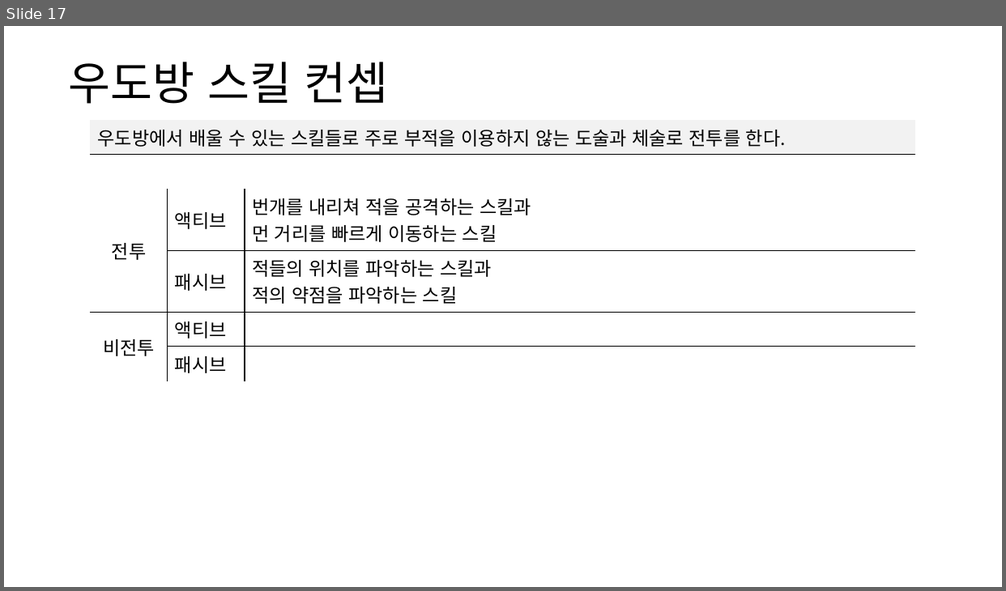
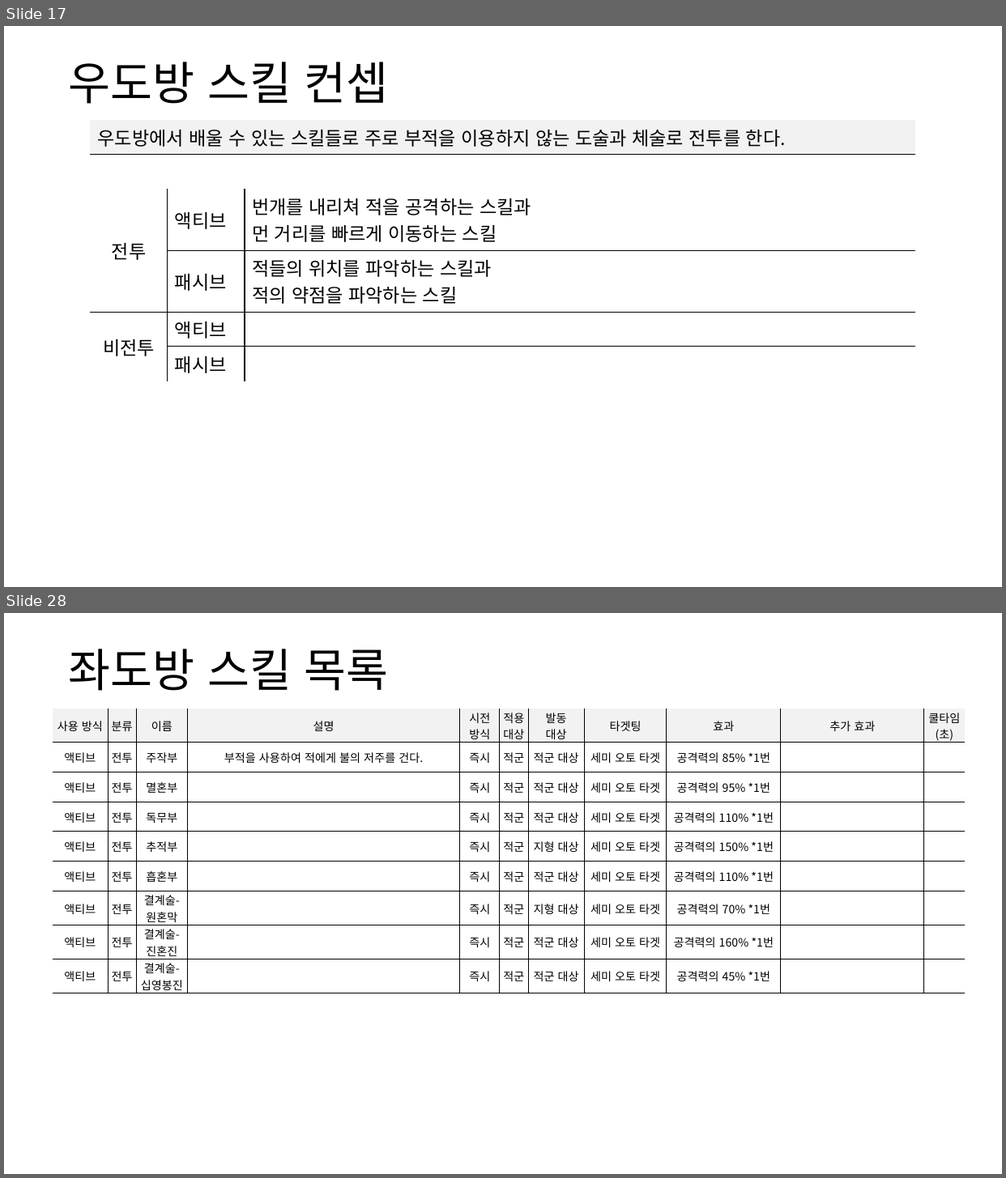
Before and after one commit to yjk0401/unityenginebasic_9th, a slide deck: 기획/방랑엽사전/스킬 기획서.pptx. Shown one above the other, each under a label of ours: slide 17 before the commit, slides 17 and 28 after it; the slides between them are not shown. The pictures are 1006x591 and 1006x1178 pixels, drawn with LibreOffice and Linux fonts; fonts in the diff are those of the drawing. Boxes give left, top, right and bottom in pixels: in the first picture for what was removed or moved away, otherwise in the second. Text is boxed around its words. In the diff, an @@ line names an element or a change of style, - is before the commit and + after.

```diff
--- a/기획/방랑엽사전/스킬 기획서.pptx
+++ b/기획/방랑엽사전/스킬 기획서.pptx
@@ slide 28 added at (4, 613, 1002, 1174), background #FFFFFF @@
@@ text added at (68, 649, 389, 691), 44 pt, text #000000 @@
+좌도방 스킬 목록
@@ table added at (53, 709, 966, 994), 9 rows, 11 columns @@
+사용 방식 | 분류 | 이름 | 설명 | 시전 / 방식 | 적용 / 대상 | 발동 / 대상 | 타겟팅 | 효과 | 추가 효과 | 쿨타임 / (초)
+액티브 | 전투 | 주작부 | 부적을 사용하여 적에게 불의 저주를 건다. | 즉시 | 적군 | 적군 대상 | 세미 오토 타겟 | 공격력의 85% *1번 |  | 
+액티브 | 전투 | 멸혼부 |  | 즉시 | 적군 | 적군 대상 | 세미 오토 타겟 | 공격력의 95% *1번 |  | 
+액티브 | 전투 | 독무부 |  | 즉시 | 적군 | 적군 대상 | 세미 오토 타겟 | 공격력의 110% *1번 |  | 
+액티브 | 전투 | 추적부 |  | 즉시 | 적군 | 지형 대상 | 세미 오토 타겟 | 공격력의 150% *1번 |  | 
+액티브 | 전투 | 흡혼부 |  | 즉시 | 적군 | 적군 대상 | 세미 오토 타겟 | 공격력의 110% *1번 |  | 
+액티브 | 전투 | 결계술- / 원혼막 |  | 즉시 | 적군 | 지형 대상 | 세미 오토 타겟 | 공격력의 70% *1번 |  | 
+액티브 | 전투 | 결계술- / 진혼진 |  | 즉시 | 적군 | 적군 대상 | 세미 오토 타겟 | 공격력의 160% *1번 |  | 
+액티브 | 전투 | 결계술- / 십영봉진 |  | 즉시 | 적군 | 적군 대상 | 세미 오토 타겟 | 공격력의 45% *1번 |  | 
```
Also in this commit, not shown: 11 slides changed, 1 other slide added, 1 other file.
